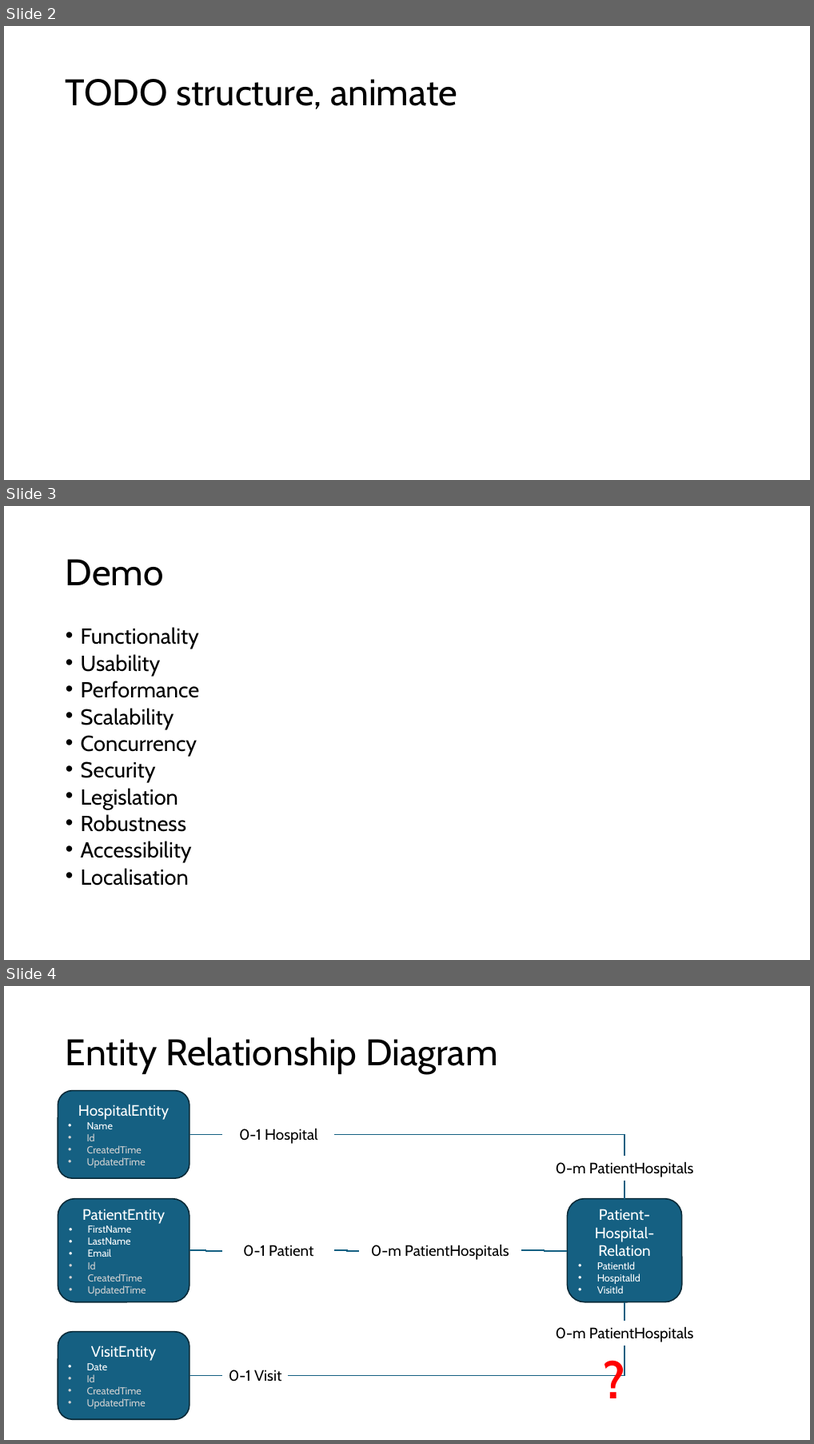
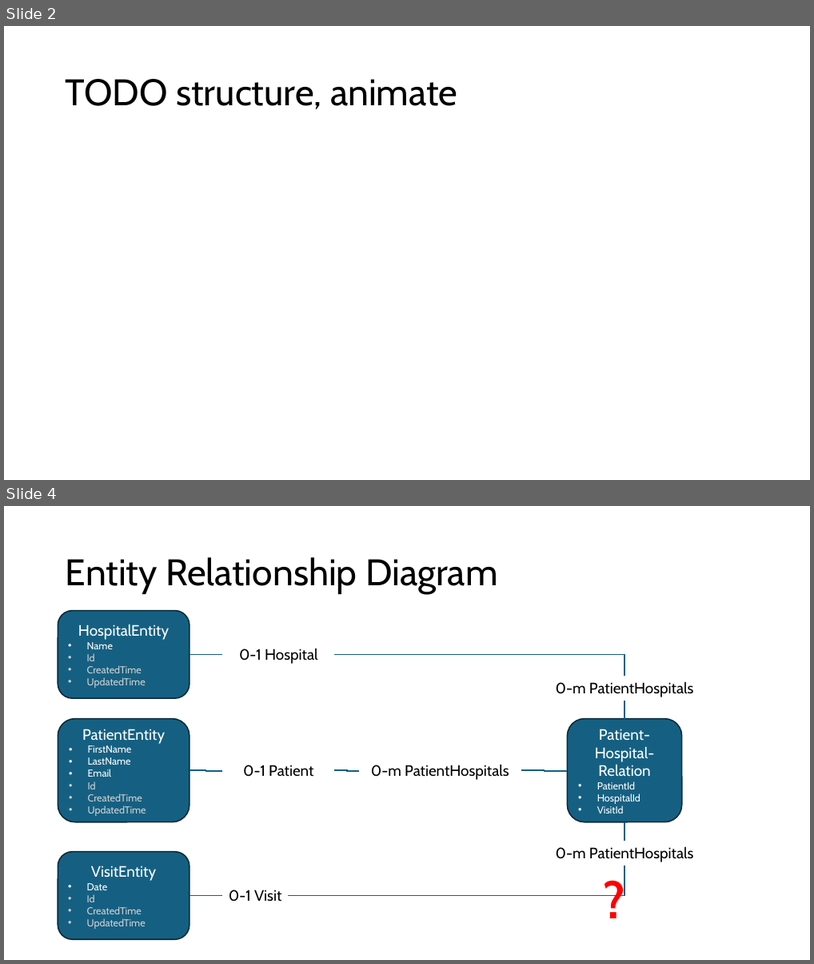
Before and after one commit to rennyeb/hci-take-home-interview-v3-main, a slide deck: Coding Exercise.pptx. Shown one above the other, each under a label of ours: slides 2, 3 and 4 before the commit, slides 2 and 4 after it; the slides between them are not shown. The pictures are 814x1444 and 814x964 pixels, drawn with LibreOffice and Linux fonts; fonts in the diff are those of the drawing. Boxes give left, top, right and bottom in pixels: in the first picture for what was removed or moved away, otherwise in the second. Text is boxed around its words. In the diff, an @@ line names an element or a change of style, - is before the commit and + after.

```diff
--- a/Coding Exercise.pptx
+++ b/Coding Exercise.pptx
@@ slide 3 removed at [4,506,810,960], background #FFFFFF @@
@@ title removed at [66,559,164,586] @@
-Demo
@@ text removed at [81,627,200,885] @@
-• Functionality
-• Usability
-• Performance
-• Scalability
-• Concurrency
-• Security
-• Legislation
-• Robustness
-• Accessibility
-• Localisation
```
Also in this commit, not shown: 1 slide changed, 3 slides added, 2 other files.
